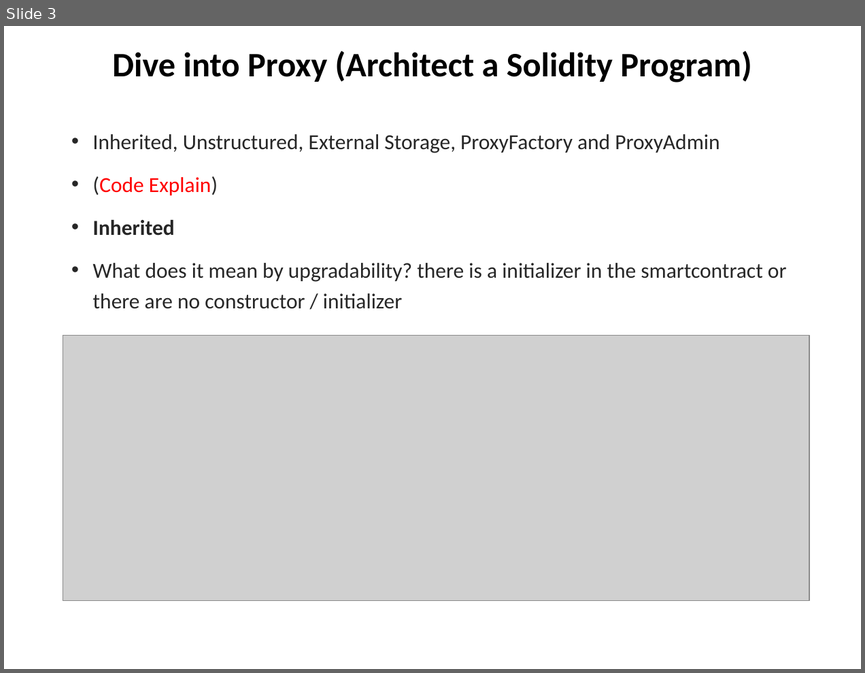
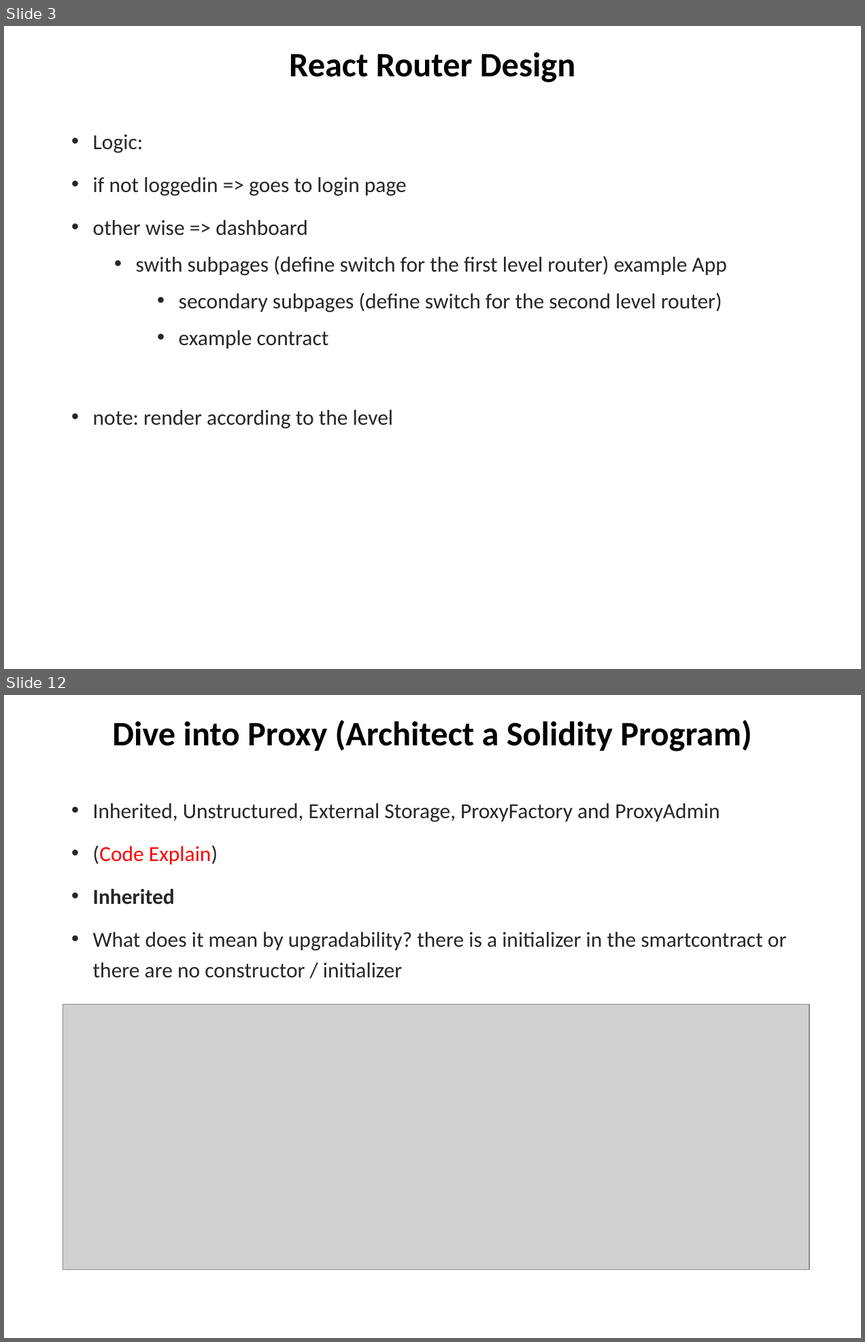
Before and after one commit to chuacw/SGUS-Slides, a slide deck: BCI - Day13 - Reactjs 2 Web3.pptx. Shown one above the other, each under a label of ours: slide 3 before the commit, slides 3 and 12 after it; the slides between them are not shown. The pictures are 865x673 and 865x1342 pixels, drawn with LibreOffice and Linux fonts; fonts in the diff are those of the drawing; grey boxes stand for pictures. Boxes give left, top, right and bottom in pixels: in the first picture for what was removed or moved away, otherwise in the second. Text is boxed around its words. In the diff, an @@ line names an element or a change of style, - is before the commit and + after.

```diff
--- a/BCI - Day13 - Reactjs 2 Web3.pptx
+++ b/BCI - Day13 - Reactjs 2 Web3.pptx
@@ slide 3 added at [4, 26, 861, 669], background #FFFFFF @@
@@ title added at [289, 52, 575, 82], 28.8 pt, text #000000, bold @@
+React Router Design
@@ text added at [93, 134, 727, 429], 18 pt, text #262626 @@
+• Logic:
+• if not loggedin => goes to login page
+• other wise => dashboard
+  • swith subpages (define switch for the first level router) example App
+    • secondary subpages (define switch for the second level router)
+    • example contract
+• note: render according to the level
@@ what was slide 3 is now slide 12 @@
```
Also in this commit, not shown: 1 slide changed, 9 other slides added, 2 other files.
